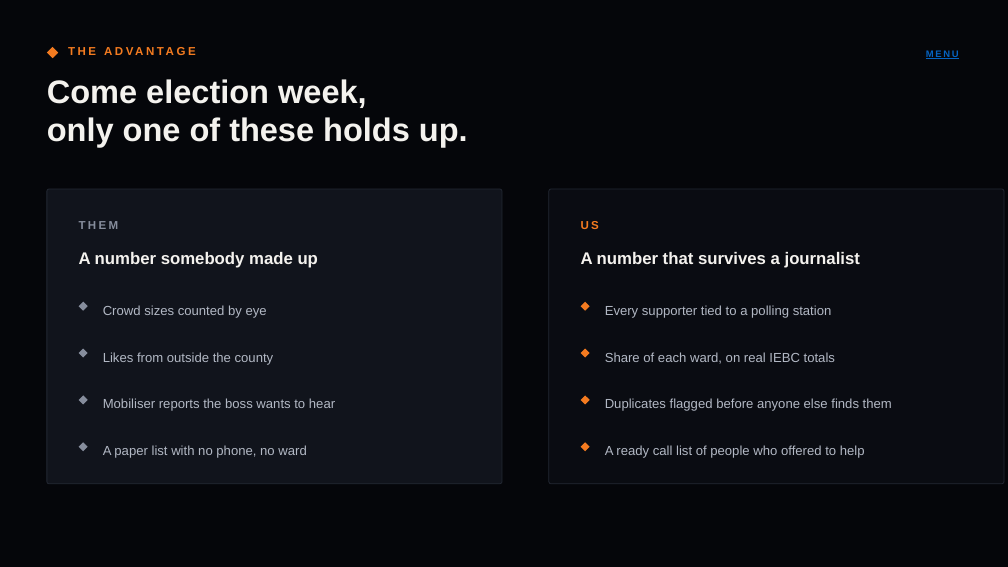
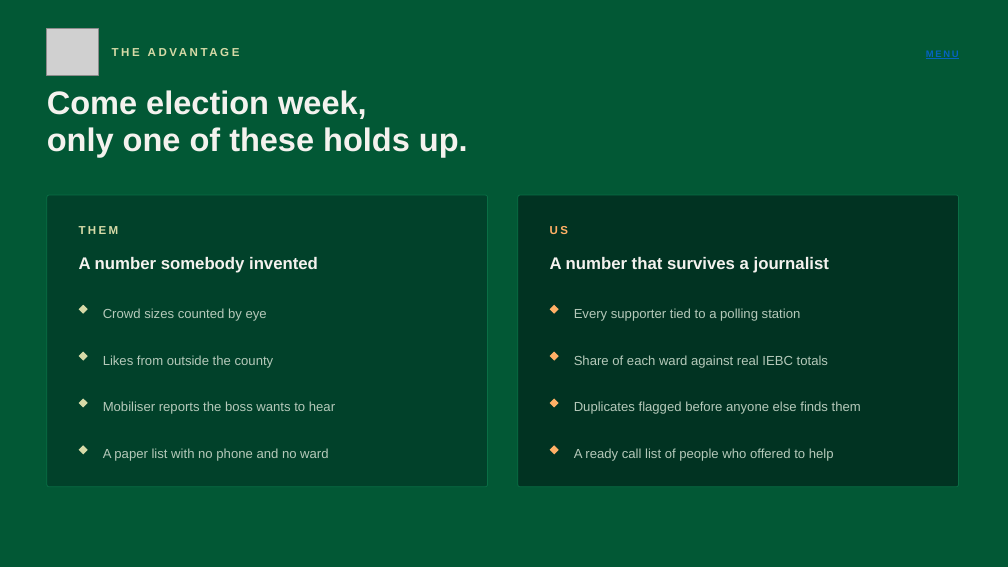
Before and after one commit to breezy-ke/Jarvis-, a slide deck: slide 11 of akiyar/docs/turkana-board-deck.pptx. Drawn at 1008x567 pixels with LibreOffice and Linux fonts; fonts in the diff are those of the drawing; grey boxes stand for pictures. Boxes give left, top, right and bottom in pixels: in the first picture for what was removed or moved away, otherwise in the second. Text is boxed around its words. In the diff, an @@ line names an element or a change of style, - is before the commit and + after.

```diff
--- a/akiyar/docs/turkana-board-deck.pptx
+++ b/akiyar/docs/turkana-board-deck.pptx
@@ background #05060A to #025835 @@
@@ picture added at (x1=47, y1=29, x2=98, y2=76) @@
@@ diamond removed at (x1=47, y1=47, x2=58, y2=58) @@
@@ text "THE ADVANTAGE" moved from (x1=68, y1=38, x2=673, y2=64) to (x1=112, y1=39, x2=717, y2=65) @@
@@ text "THE ADVANTAGE" at (x1=112, y1=39, x2=717, y2=65): text colour #F47B20 to #D6DAA7 @@
@@ text "Come election week," moved from (x1=47, y1=79, x2=468, y2=147) to (x1=47, y1=90, x2=468, y2=157) @@
@@ rounded rectangle resized from (x1=47, y1=189, x2=502, y2=484) to (x1=47, y1=195, x2=488, y2=487) @@
@@ rounded rectangle at (x1=47, y1=195, x2=488, y2=487): fill #11141C to #01412A; outline #232833 0.75 pt to #0A6E45 0.75 pt @@
@@ rounded rectangle resized from (x1=549, y1=189, x2=1004, y2=484) to (x1=518, y1=195, x2=959, y2=487) @@
@@ rounded rectangle at (x1=518, y1=195, x2=959, y2=487): fill #0A0C12 to #013322; outline #232833 0.75 pt to #0A6E45 0.75 pt @@
@@ text "THEM" at (x1=79, y1=226, x2=119, y2=234): text colour #868D9C to #D6DAA7 @@
@@ text "US" at (x1=550, y1=226, x2=568, y2=234): text colour #F47B20 to #FFB066 @@
@@ text at (x1=79, y1=257, x2=318, y2=273): text changed @@
-A number somebody made up
+A number somebody invented
@@ text "A number that survives a ..." moved from (x1=581, y1=252, x2=860, y2=268) to (x1=550, y1=257, x2=829, y2=273) @@
@@ text "Every supporter tied to a ..." moved from (x1=605, y1=305, x2=832, y2=318) to (x1=574, y1=308, x2=801, y2=321) @@
@@ fill #868D9C to #D6DAA7 in 4 elements at (x1=79, y1=399, x2=88, y2=408), (x1=79, y1=305, x2=88, y2=314), (x1=79, y1=445, x2=88, y2=454), (x1=79, y1=352, x2=88, y2=361) @@
@@ 4 diamonds, 1 text moved together from (x1=581, y1=221, x2=599, y2=451) to (x1=550, y1=226, x2=568, y2=454) @@
@@ fill #F47B20 to #FFB066 in 4 elements at (x1=550, y1=399, x2=559, y2=408), (x1=550, y1=305, x2=559, y2=314), (x1=550, y1=445, x2=559, y2=454), (x1=550, y1=352, x2=559, y2=361) @@
@@ text at (x1=574, y1=355, x2=828, y2=368): text changed; text colour #B2B8C4 to #B5C9BA @@
-Share of each ward, on real IEBC totals
+Share of each ward against real IEBC totals
@@ diamond moved from (x1=79, y1=395, x2=88, y2=405) to (x1=79, y1=399, x2=88, y2=408) @@
@@ text "Duplicates flagged before anyone else ..." moved from (x1=605, y1=398, x2=892, y2=411) to (x1=574, y1=401, x2=861, y2=414) @@
@@ text at (x1=103, y1=448, x2=328, y2=461): text changed; text colour #B2B8C4 to #B5C9BA @@
-A paper list with no phone, no ward
+A paper list with no phone and no ward
@@ text colour #B2B8C4 to #B5C9BA in 6 elements at (x1=103, y1=308, x2=267, y2=321), (x1=103, y1=355, x2=274, y2=368), (x1=103, y1=401, x2=335, y2=414), (x1=574, y1=308, x2=801, y2=321), (x1=574, y1=401, x2=861, y2=414), (x1=574, y1=448, x2=834, y2=461) @@
@@ text "A ready call list of ..." moved from (x1=605, y1=445, x2=865, y2=458) to (x1=574, y1=448, x2=834, y2=461) @@
```
Also in this commit, not shown: 12 other slides changed, 10 other files.
